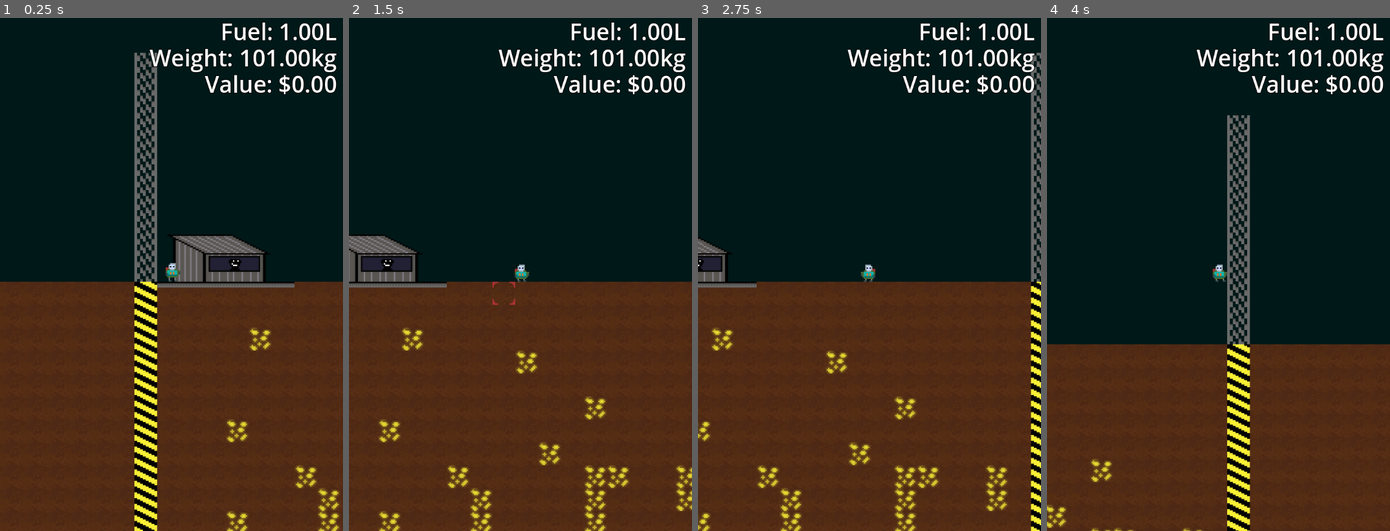
Above: before the commit, frames 1-4 (left to right).
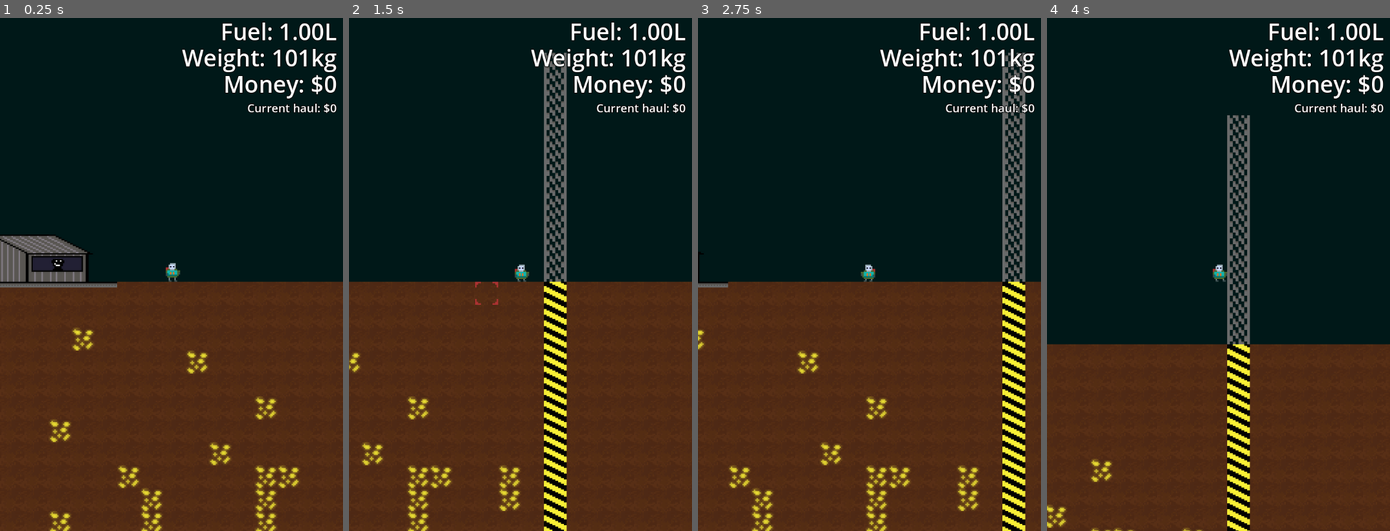
Above: after the commit, the same moments.

Repository: brikr/ludum-dare-57
Game: Godot game, scene res://scenes/main/main.tscn
The game is run twice, just before and just after one commit, with the same random seed, the same clock (stepped at 60 frames per second) and the same inputs.
Inputs (mouse positions are in pixels of both pictures, inside the frame that each line leads up to):
- Up to frame 1 (0.25 s): no input
- Up to frame 2 (1.5 s): tap Enter at 0.5 s; move the mouse to (595, 248) at 0.52 s; hold D (move_right) from 0.53 s (still down); tap F (interact, bound only after the commit) at 0.6 s; tap Space (jump) at 0.77 s; move the mouse to (451, 300) at 1.27 s; click (451, 300) at 1.35 s
- Up to frame 3 (2.75 s): tap Space (jump) at 1.52 s; tap F (interact, bound only after the commit) at 1.55, 2.1 s; move the mouse to (903, 161) at 2.02 s; release D (move_right) at 2.03 s; hold A (move_left) from 2.03 s (still down)
- Up to frame 4 (4 s): move the mouse to (1201, 377) at 2.77 s; release A (move_left) at 2.78 s; hold D (move_right) from 2.78 s (still down); tap F (interact, bound only after the commit) at 2.85, 3.8 s; tap Space (jump) at 3.02, 3.77 s; move the mouse to (1321, 351) at 3.52 s; press the mouse at (1321, 351) at 3.53 s

The runs differ from the first frame. In frame 1, 14% of the frame differs, in the area x 0-99%, y 6-100%; in frame 2, 12%; in frame 3, 13%; in frame 4, 1.7%.

Commit message:
shop that refuels u

Diff:
--- a/project.godot
+++ b/project.godot
@@ -58,6 +58,11 @@
 "events": [Object(InputEventMouseButton,"resource_local_to_scene":false,"resource_name":"","device":-1,"window_id":0,"a …(258 unchanged characters)…
 ]
 }
+interact={
+"deadzone": 0.2,
+"events": [Object(InputEventKey,"resource_local_to_scene":false,"resource_name":"","device":-1,"window_id":0,"alt_pressed":false,"shift_pressed":false,"ctrl_pressed":false,"meta_pressed":false,"pressed":false,"keycode":0,"physical_keycode":70,"key_label":0,"unicode":102,"location":0,"echo":false,"script":null)
+]
+}
 
 [layer_names]
 
--- a/scenes/hud/hud.gd
+++ b/scenes/hud/hud.gd
@@ -1,12 +1,14 @@
 extends CanvasLayer
 
-const FUEL_WEIGHT_VALUE_TEMPLATE := """Fuel: %.2fL
-Weight: %.2fkg
-Value: $%.2f"""
+const FUEL_WEIGHT_MONEY_TEMPLATE := """Fuel: %.2fL
+Weight: %dkg
+Money: $%d"""
+const CURRENT_HAUL_VALUE_TEMPLATE := "Current haul: $%d"
 
 func _process(delta):
-  $FuelWeightValue.text = FUEL_WEIGHT_VALUE_TEMPLATE % [
+  $FuelWeightMoney.text = FUEL_WEIGHT_MONEY_TEMPLATE % [
     %Player.current_fuel / 1000,
     %Player.get_total_weight(),
-    %Player.haul_value
+    %Player.bank_value
   ]
+  $CurrentHaulValue.text = CURRENT_HAUL_VALUE_TEMPLATE % %Player.haul_value
--- a/scenes/hud/hud.tscn
+++ b/scenes/hud/hud.tscn
@@ -6,12 +6,22 @@
 [node name="HUD" type="CanvasLayer"]
 script = ExtResource("1_cgeww")
 
-[node name="FuelWeightValue" type="Label" parent="."]
+[node name="FuelWeightMoney" type="Label" parent="."]
 offset_left = 13.0
 offset_right = 707.0
 offset_bottom = 177.0
 theme = ExtResource("1_48c2t")
-text = "Fuel: 0
-Weight: 0
-Value: $0"
+text = "Fuel: 1.00L
+Weight: 100kg
+Money: $0"
 horizontal_alignment = 2
+
+[node name="CurrentHaulValue" type="Label" parent="."]
+offset_left = 13.0
+offset_top = 177.0
+offset_right = 707.0
+offset_bottom = 211.0
+theme = ExtResource("1_48c2t")
+theme_override_font_sizes/font_size = 24
+text = "Current Haul: $0"
+horizontal_alignment = 2
--- a/scenes/main/main.tscn
+++ b/scenes/main/main.tscn
@@ -30,7 +30,7 @@
 
 [node name="Player" parent="." instance=ExtResource("2_iuonh")]
 unique_name_in_owner = true
-position = Vector2(26, 154)
+position = Vector2(150, 152)
 
 [node name="test" type="Sprite2D" parent="."]
 position = Vector2(8, 0)
--- a/scenes/player/player.gd
+++ b/scenes/player/player.gd
@@ -52,10 +52,13 @@
 ## Fuel
 var current_fuel = fuel_capacity
 ## Haul
-# value of haul (in United States Dollars)
+# value of current haul (in United States Dollars)
 var haul_value = 0.0
 # how heavy ur shid is (in kg)
 var haul_weight = 0.0
+## Bank
+# value of sold items
+var bank_value = 0.0
 
 func _ready():
   $AnimatedSprite2D.play()
@@ -199,3 +202,6 @@
 
 func get_jetpack_accel() -> float:
   return max(max_jetpack_accel - get_total_weight() * jetpack_accel_penalty, min_jetpack_accel)
+
+func refuel():
+  current_fuel = fuel_capacity
--- a/scenes/shop/shop.gd
+++ b/scenes/shop/shop.gd
@@ -1,5 +1,19 @@
 extends Node2D
 
+# true if the player is at the shop
+var player_present = false
+# true if the player is shopping (i.e. they pressed interact while at the shop)
+var is_shopping = false
+
+func _process(delta):
+  if Input.is_action_just_pressed("interact") && player_present:
+    is_shopping = true
+    %Player.refuel()
+
 func _on_player_entered(body: Node2D) -> void:
-  print("yo", body.get_class())
-  pass # Replace with function body.
+  player_present = true
+  $F.visible = true
+
+func _on_player_exited(body: Node2D) -> void:
+  player_present = false
+  $F.visible = false
--- a/scenes/shop/shop.tscn
+++ b/scenes/shop/shop.tscn
@@ -1,7 +1,8 @@
-[gd_scene load_steps=4 format=4 uid="uid://c8fpd8kkkwavg"]
+[gd_scene load_steps=5 format=4 uid="uid://c8fpd8kkkwavg"]
 
 [ext_resource type="TileSet" uid="uid://dj57dgaexk3lc" path="res://assets/tiles.tres" id="1_100s2"]
 [ext_resource type="Script" uid="uid://cu1wcax7qq538" path="res://scenes/shop/shop.gd" id="1_qaxay"]
+[ext_resource type="Texture2D" uid="uid://cygxqa4gj3hyi" path="res://assets/f.png" id="3_7lxhl"]
 
 [sub_resource type="RectangleShape2D" id="RectangleShape2D_100s2"]
 size = Vector2(65, 33)
@@ -21,4 +22,10 @@
 position = Vector2(59.5, 143.5)
 shape = SubResource("RectangleShape2D_100s2")
 
+[node name="F" type="Sprite2D" parent="."]
+visible = false
+position = Vector2(71, 135)
+texture = ExtResource("3_7lxhl")
+
 [connection signal="body_entered" from="Area2D" to="." method="_on_player_entered"]
+[connection signal="body_exited" from="Area2D" to="." method="_on_player_exited"]
Binary file added: assets/f.aseprite
Binary file added: assets/f.png
Not shown, added: assets/f.png.import
